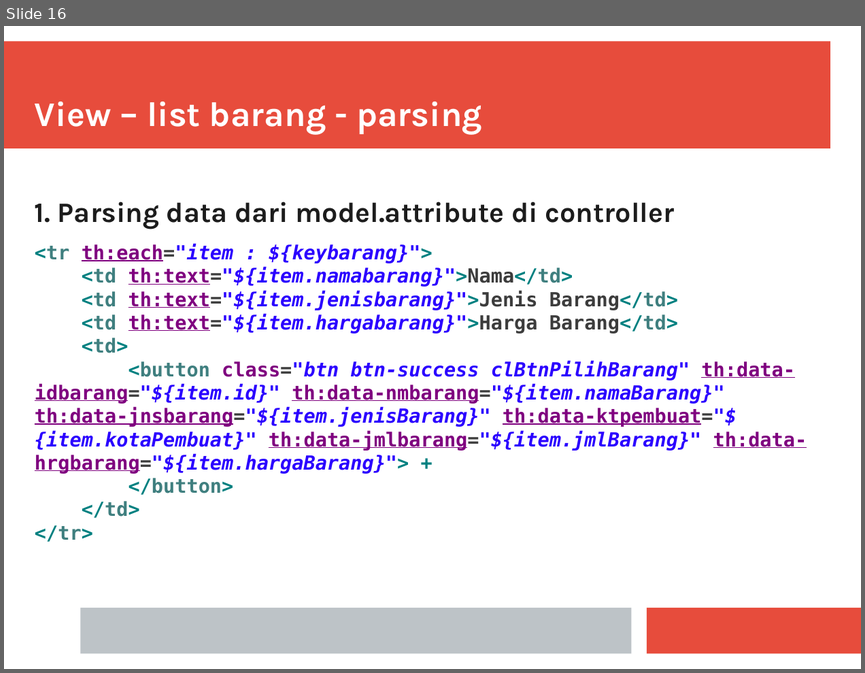
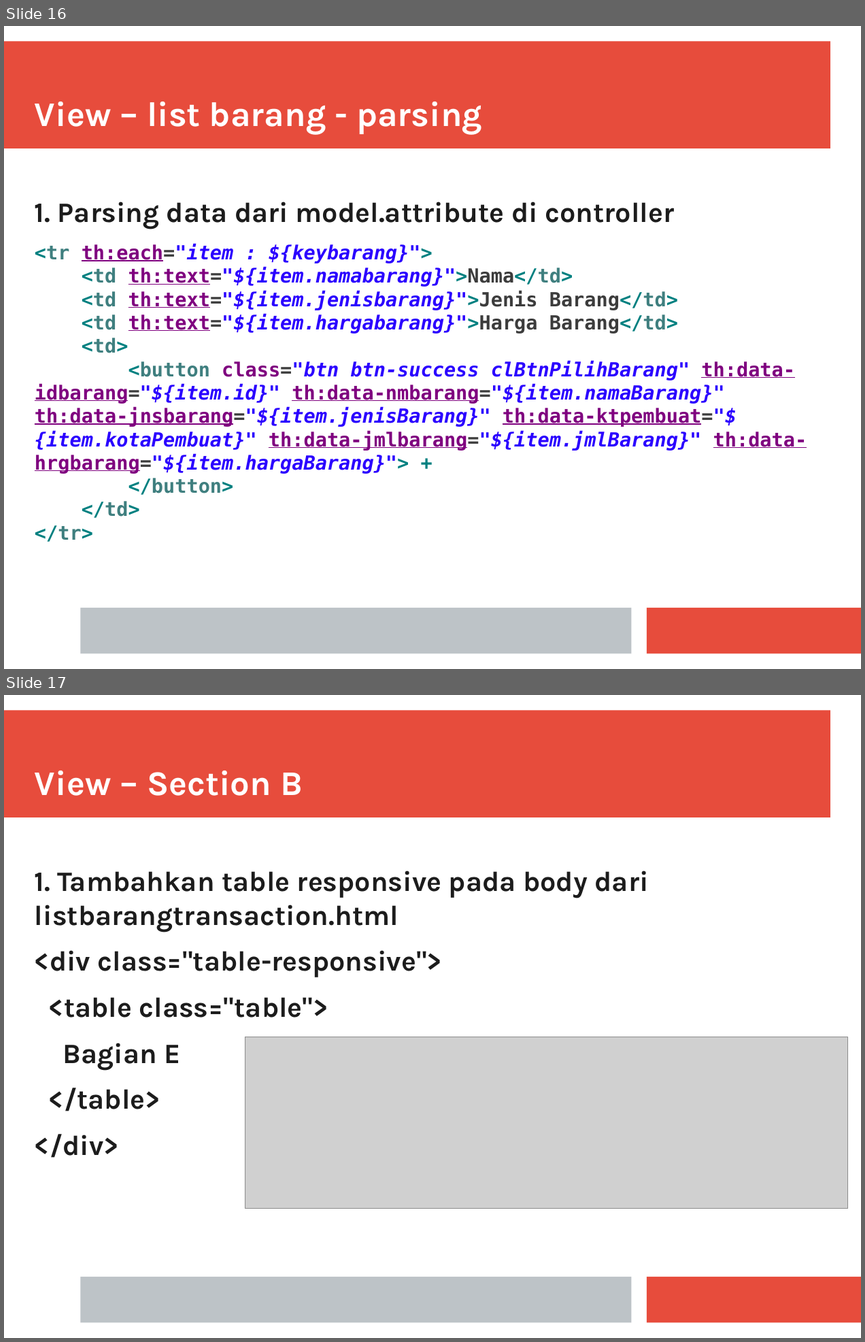
Before and after one commit to farouksyah/javatechnology198, a slide deck: docs/TransactionGuidances.pptx. Shown one above the other, each under a label of ours: slide 16 before the commit, slides 16 and 17 after it. The pictures are 865x673 and 865x1342 pixels, drawn with LibreOffice and Linux fonts; fonts in the diff are those of the drawing; grey boxes stand for pictures. Boxes give left, top, right and bottom in pixels: in the first picture for what was removed or moved away, otherwise in the second. Text is boxed around its words. In the diff, an @@ line names an element or a change of style, - is before the commit and + after.

Commit message:
update document transaction Section B

```diff
--- a/docs/TransactionGuidances.pptx
+++ b/docs/TransactionGuidances.pptx
@@ slide 17 added at (4,695,861,1338), background #FFFFFF; not listed: 3 template elements that a slide beside it also shows @@
@@ text added at (35,770,303,796), 32 pt, text #FFFFFF, bold @@
+View – Section B
@@ text added at (35,870,649,1157), 26 pt, text #1C1C1C, bold @@
+1. Tambahkan table responsive pada body dari listbarangtransaction.html
+<div class="table-responsive">
+<table class="table">
+Bagian E
+</table>
+</div>
@@ picture added at (245,1037,849,1208) @@
```
Also in this commit, not shown: 5 other slides added, 2 other files.
